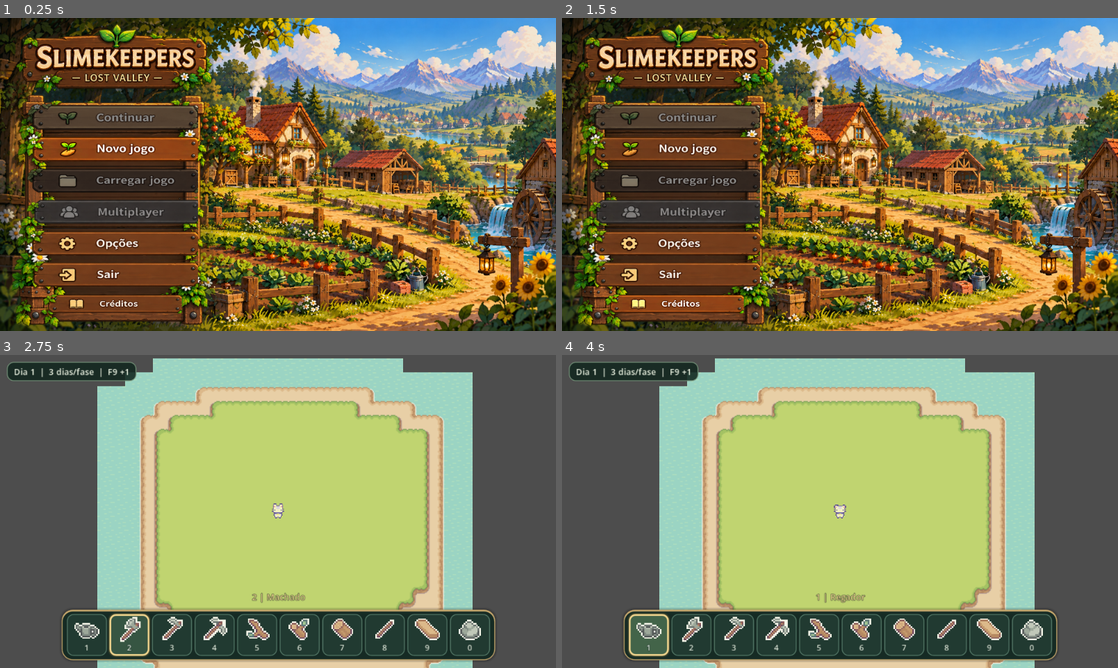
Above: before the commit, frames 1-4 (two rows, left to right).
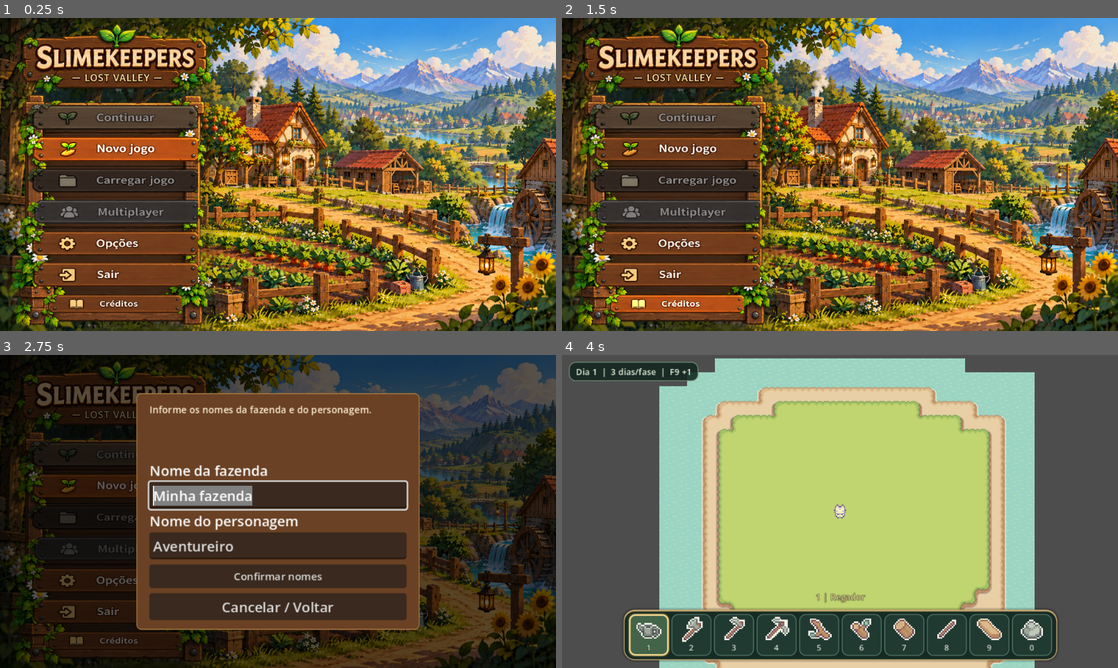
Above: after the commit, the same moments.

Repository: HelioConde/Slime-Harvest
Game: Godot game, scene res://scenes/ui/MainMenu.tscn
Same seed, same stepped clock (60 frames per second), same inputs: the game is played once before the commit and once after it.
Inputs (mouse positions are in pixels of both pictures, inside the frame that each line leads up to):
- Up to frame 1 (0.25 s): no input
- Up to frame 2 (1.5 s): click (673, 302) at 0.5 s; click "Voltar" (after the commit: "Cancelar / Voltar") at 1.25 s
- Up to frame 3 (2.75 s): click (111, 486) at 2 s
- Up to frame 4 (4 s): click (840, 577) at 2.75 s, where only the run after the commit has a clickable "Confirmar nomes"; click (650, 633) at 3.5 s

The runs differ from the first frame. In frame 1, 1.9% of the frame differs, in the area x 4-36%, y 38-46%; in frame 2, 1.1%; in frame 3, 98%, in the area x 0-100%, y 0-100%; in frame 4, less than 0.1%.

Commit message:
feat(menu): glow on new game, slot or replace flow with names and double confirmation, creator credit

Diff:
--- a/scripts/ui/main_menu.gd
+++ b/scripts/ui/main_menu.gd
@@ -2,6 +2,7 @@
 ## Menu de fazenda, com arte em camadas e fallback quando assets ainda nao foram importados.
 ## Multiplayer e saves multiplos nao estao ativos: preservar user:// legado.
 const WORLD_SCENE := "res://scenes/world/World.tscn"
+const SLOTS_SCRIPT = preload("res://scripts/core/save_slots.gd")
 const WALLPAPER := "res://assets/ui/main_menu/vale_encantado.png"
 const FARM_WALLPAPER := "res://assets/ui/main_menu/fazenda_wallpaper.png"
 const ART_DIR := "res://assets/ui/main_menu/"
@@ -29,14 +30,25 @@
 var _dialog_return_focus: Control
 var _popup_close_button: Button
 var _has_farm_art: bool = false
+var _slots: RefCounted
+var _slots_ok: bool = false
+var _choices: VBoxContainer
+var _farm_input: LineEdit
+var _player_input: LineEdit
+var _popup_fields: VBoxContainer
+var _new_game_replaces: bool = false
 
 
 func _ready() -> void:
+	_slots = SLOTS_SCRIPT.new()
+	_slots_ok = bool(_slots.call("initialize"))
 	_has_farm_art = _texture("farm_logo.png") != null and _texture("farm_frame.png") != null
 	_build_background()
 	_build_panel()
 	_build_popup()
 	_update_save_buttons()
+	if not _slots_ok:
+		_show_message(str(_slots.get("error_message")))
 	(_buttons["Novo jogo"] as BaseButton).grab_focus()
 
 
@@ -177,6 +189,10 @@
 		decorated.texture_pressed = _texture("btn_" + code + "_pressed.png")
 		decorated.texture_disabled = _texture("btn_" + code + "_disabled.png")
 		decorated.texture_focused = _texture("btn_" + code + "_hover.png")
+		decorated.mouse_entered.connect(_highlight_sprite.bind(decorated, true))
+		decorated.mouse_exited.connect(_highlight_sprite.bind(decorated, false))
+		decorated.focus_entered.connect(_highlight_sprite.bind(decorated, true))
+		decorated.focus_exited.connect(_highlight_sprite.bind(decorated, false))
 		button = decorated
 	else:
 		var simple := Button.new()
@@ -200,6 +216,16 @@
 	return button
 
 
+func _highlight_sprite(button: TextureButton, selected: bool) -> void:
+	if not is_instance_valid(button) or button.disabled:
+		return
+	if selected:
+		# Brilho real por cima do sprite, mesmo quando o PNG hover se parece com o normal.
+		button.self_modulate = Color(1.28, 1.19, 1.03, 1.0)
+	else:
+		button.self_modulate = Color.WHITE
+
+
 func _wood_style(state: String) -> StyleBoxFlat:
 	var style := StyleBoxFlat.new()
 	style.bg_color = Color("#6a4124")
@@ -216,21 +242,19 @@
 
 
 func _has_legacy_save() -> bool:
-	for path in LEGACY_SAVES:
-		if FileAccess.file_exists(path):
-			return true
-	return false
+	return _slots_ok and bool(_slots.call("has_save"))
 
 
 func _update_save_buttons() -> void:
 	var has_save: bool = _has_legacy_save()
 	(_buttons["Continuar"] as BaseButton).disabled = not has_save
 	(_buttons["Carregar jogo"] as BaseButton).disabled = not has_save
+	(_buttons["Novo jogo"] as BaseButton).disabled = not _slots_ok
 	if has_save:
-		(_buttons["Continuar"] as BaseButton).tooltip_text = "Abrir o mundo com o salvamento atual."
-		(_buttons["Novo jogo"] as BaseButton).tooltip_text = "Protegido: nao sobrescrever o salvamento existente."
-	else:
-		(_buttons["Novo jogo"] as BaseButton).tooltip_text = "Iniciar sua primeira partida."
+		(_buttons["Continuar"] as BaseButton).tooltip_text = "Abrir a ultima partida ativa."
+		(_buttons["Novo jogo"] as BaseButton).tooltip_text = "Criar outra fazenda ou substituir a atual com backup."
+	else:
+		(_buttons["Novo jogo"] as BaseButton).tooltip_text = "Comece uma nova aventura."
 
 
 func _on_continue() -> void:
@@ -239,15 +263,118 @@
 
 
 func _on_new_game() -> void:
-	if _has_legacy_save():
-		_show_message("Ja existe uma partida local. Novo jogo esta protegido ate que existam saves independentes.\n\nUse Continuar para abrir sua fazenda atual.")
-	else:
-		_enter_world()
+	if not _slots_ok:
+		_show_message("Os saves nao puderam ser verificados. Nenhuma partida sera alterada.")
+		return
+	if not _has_legacy_save():
+		_show_new_game_form(false)
+		return
+	var free: int = int(_slots.call("first_free_slot"))
+	var active: int = int(_slots.call("active_slot"))
+	var actions: Array[Dictionary] = []
+	if free > 0:
+		actions.append({"label": "Criar outra partida (espaco %d)" % free, "call": Callable(self, "_show_new_game_form").bind(false)})
+	else:
+		actions.append({"label": "Todos os 3 espacos estao ocupados", "disabled": true})
+	actions.append({"label": "Substituir partida atual (espaco %d)" % active, "call": Callable(self, "_show_new_game_form").bind(true)})
+	_show_actions("Novo jogo", "O que deseja fazer? Sua fazenda atual sera mantida se criar outro espaco.", actions)
+
+
+func _show_new_game_form(replace: bool) -> void:
+	_new_game_replaces = replace
+	_show_actions("Nova fazenda", "Informe os nomes da fazenda e do personagem.", [
+		{"label": "Confirmar nomes", "call": Callable(self, "_confirm_new_game_form")}
+	])
+	_popup_fields.visible = true
+	var farm_label := Label.new()
+	farm_label.text = "Nome da fazenda"
+	_popup_fields.add_child(farm_label)
+	_farm_input = LineEdit.new()
+	_farm_input.name = "FarmName"
+	_farm_input.max_length = 32
+	_farm_input.text = "Minha fazenda"
+	_farm_input.placeholder_text = "Nome da fazenda"
+	_popup_fields.add_child(_farm_input)
+	var player_label := Label.new()
+	player_label.text = "Nome do personagem"
+	_popup_fields.add_child(player_label)
+	_player_input = LineEdit.new()
+	_player_input.name = "CharacterName"
+	_player_input.max_length = 32
+	_player_input.text = "Aventureiro"
+	_player_input.placeholder_text = "Nome do personagem"
+	_popup_fields.add_child(_player_input)
+	_farm_input.grab_focus()
+	_farm_input.select_all()
+
+
+func _confirm_new_game_form() -> void:
+	var farm: String = _farm_input.text.strip_edges()
+	var player: String = _player_input.text.strip_edges()
+	if farm.is_empty() or player.is_empty():
+		_show_message("Preencha o nome da fazenda e o nome do personagem.")
+		return
+	if _new_game_replaces:
+		_show_actions("Confirmar substituicao",
+			"Substituir a fazenda atual por \"%s\"?\nUm backup separado sera criado ANTES de iniciar. Os demais espacos nao serao modificados." % farm,
+			[{"label": "Sim, substituir com backup", "call": Callable(self, "_start_new_game").bind(farm, player, true)},
+			{"label": "Nao, voltar", "call": Callable(self, "_on_new_game")}])
+	else:
+		_start_new_game(farm, player, false)
+
+
+func _flush_runtime_saves() -> void:
+	# Autoloads ainda guardam dados antigos em memoria. Gravar antes de arquivar.
+	GameCalendar.save_session_state()
+	ResourceBag.save_session_state()
+	TreePersistence.save_session_state()
+
+
+func _reload_runtime_saves() -> void:
+	GameCalendar.reload_session_state()
+	ResourceBag.reload_session_state()
+	TreePersistence.reload_session_state()
+
+
+func _start_new_game(farm: String, player: String, replace: bool) -> void:
+	var previous_active: int = int(_slots.call("active_slot"))
+	if previous_active > 0:
+		_flush_runtime_saves()
+	if not bool(_slots.call("create_new", farm, player, 0, replace)):
+		_show_message("Nao foi possivel iniciar: %s\nSeus saves continuam protegidos." % str(_slots.get("error_message")))
+		return
+	_reload_runtime_saves()
+	_overlay.visible = false
+	_update_save_buttons()
+	_enter_world()
 
 
 func _on_load_game() -> void:
-	if _has_legacy_save():
-		_show_message("Existe uma partida local. Use Continuar para carrega-la.\n\nOs tres espacos separados serao ativados junto do gerenciador de saves.")
+	if not _slots_ok:
+		return
+	var actions: Array[Dictionary] = []
+	for slot_record in _slots.call("list_slots"):
+		var slot: int = int(slot_record.get("slot", 0))
+		var title: String = str(slot_record.get("farm", "Fazenda"))
+		var owner: String = str(slot_record.get("player", "Aventureiro"))
+		var active: bool = bool(slot_record.get("is_active", false))
+		actions.append({
+			"label": "Espaco %d: %s - %s%s" % [slot, title, owner, " (atual)" if active else ""],
+			"call": Callable(self, "_activate_slot").bind(slot)
+		})
+	_show_actions("Carregar jogo", "Selecione a fazenda que deseja continuar.", actions)
+
+
+func _activate_slot(slot: int) -> void:
+	if slot != int(_slots.call("active_slot")):
+		_flush_runtime_saves()
+		if not bool(_slots.call("activate", slot)):
+			_show_message("Falha ao carregar: %s\nNenhum save foi descartado." % str(_slots.get("error_message")))
+			return
+		_reload_runtime_saves()
+	_overlay.visible = false
+	_update_save_buttons()
+	_enter_world()
 
 
 func _on_multiplayer() -> void:
@@ -259,7 +386,9 @@
 
 
 func _on_credits() -> void:
-	_show_message("Slimekeepers: Lost Valley\nJogo independente feito com Godot.\n\nMenu de fazenda com sprites originais.")
+	_show_message("Slimekeepers: Lost Valley\nCriado por Helio Conde\n\nJogo independente feito com Godot.\nMenu de fazenda com arte original.")
+	# UTF-8 mantido no credito visivel.
+	_message.text = _message.text.replace("Helio", "Hélio")
 
 
 func _on_exit() -> void:
@@ -289,41 +418,79 @@
 
 	_overlay_card = PanelContainer.new()
 	_overlay_card.name = "Dialog"
-	_overlay_card.custom_minimum_size = Vector2(326, 160)
+	_overlay_card.custom_minimum_size = Vector2(326, 0)
 	_overlay_card.add_theme_stylebox_override("panel", _wood_style("normal"))
 	center.add_child(_overlay_card)
 
 	var margin := MarginContainer.new()
 	margin.add_theme_constant_override("margin_left", 14)
-	margin.add_theme_constant_override("margin_top", 12)
+	margin.add_theme_constant_override("margin_top", 10)
 	margin.add_theme_constant_override("margin_right", 14)
 	margin.add_theme_constant_override("margin_bottom", 10)
 	_overlay_card.add_child(margin)
 	var content := VBoxContainer.new()
-	content.add_theme_constant_override("separation", 7)
+	content.name = "DialogContent"
+	content.add_theme_constant_override("separation", 6)
 	margin.add_child(content)
 
 	_message = Label.new()
 	_message.name = "DialogText"
-	_message.custom_minimum_size = Vector2(292, 100)
+	_message.custom_minimum_size = Vector2(292, 60)
 	_message.autowrap_mode = TextServer.AUTOWRAP_WORD_SMART
 	_message.add_theme_font_size_override("font_size", 11)
 	_message.add_theme_color_override("font_color", Color("#fff1d5"))
 	content.add_child(_message)
 
+	_popup_fields = VBoxContainer.new()
+	_popup_fields.name = "FormFields"
+	_popup_fields.visible = false
+	_popup_fields.add_theme_constant_override("separation", 2)
+	content.add_child(_popup_fields)
+
+	_choices = VBoxContainer.new()
+	_choices.name = "Choices"
+	_choices.add_theme_constant_override("separation", 4)
+	content.add_child(_choices)
+
 	_popup_close_button = Button.new()
 	_popup_close_button.name = "Back"
-	_popup_close_button.text = "Voltar"
-	_popup_close_button.custom_minimum_size = Vector2(0, 25)
+	_popup_close_button.text = "Cancelar / Voltar"
+	_popup_close_button.custom_minimum_size = Vector2(0, 24)
 	_popup_close_button.pressed.connect(_dismiss_popup)
 	content.add_child(_popup_close_button)
 
 
 func _show_message(message: String) -> void:
-	_dialog_return_focus = get_viewport().gui_get_focus_owner()
+	_show_actions("", message, [])
+
+
+func _show_actions(_title: String, message: String, actions: Array[Dictionary]) -> void:
+	if not _overlay.visible:
+		_dialog_return_focus = get_viewport().gui_get_focus_owner()
 	_message.text = message
+	for child in _choices.get_children():
+		_choices.remove_child(child)
+		child.queue_free()
+	for child in _popup_fields.get_children():
+		_popup_fields.remove_child(child)
+		child.queue_free()
+	_popup_fields.visible = false
+	var next_focus: Control = _popup_close_button
+	for spec in actions:
+		var item := Button.new()
+		item.text = str(spec.get("label", "Continuar"))
+		item.name = "Choice_" + str(_choices.get_child_count())
+		item.custom_minimum_size = Vector2(0, 27)
+		item.add_theme_font_size_override("font_size", 12)
+		item.disabled = bool(spec.get("disabled", false))
+		var handler: Callable = spec.get("call", Callable())
+		if handler.is_valid():
+			item.pressed.connect(handler)
+		_choices.add_child(item)
+		if next_focus == _popup_close_button and not item.disabled:
+			next_focus = item
 	_overlay.visible = true
-	_popup_close_button.grab_focus()
+	next_focus.grab_focus()
 
 
 func _dismiss_popup() -> void:
